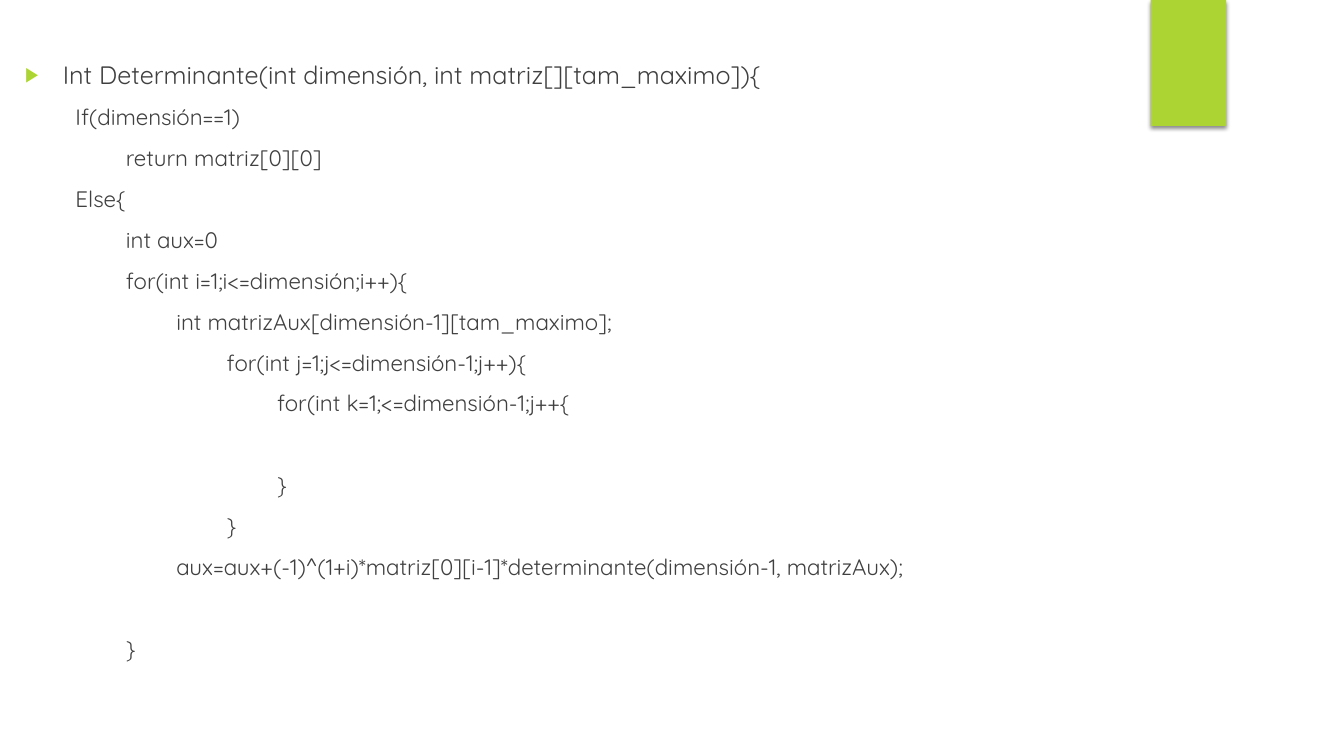
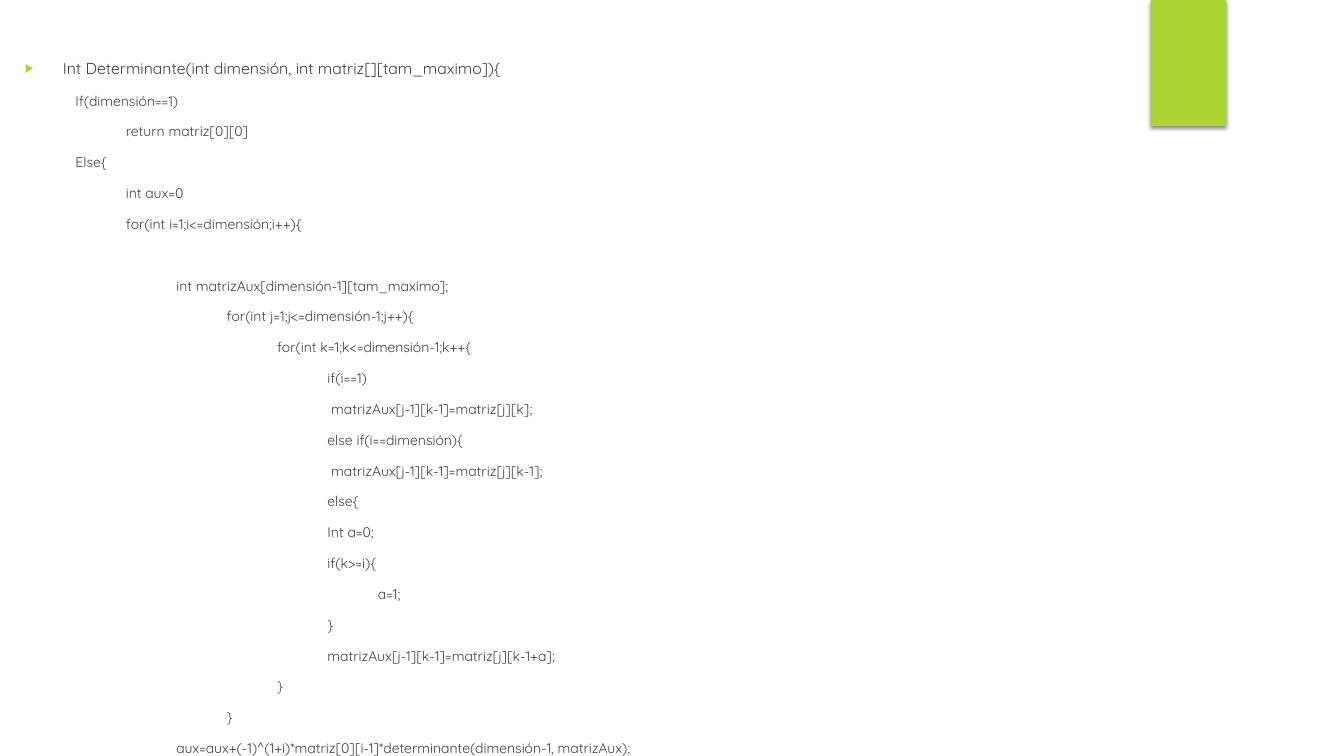
Before and after one commit to lujeolhe/Clases_De_C, a slide deck: slide 5 of Presentaciones/Matrices Bidimencionales.pptx. Drawn at 1344x756 pixels with LibreOffice and Linux fonts; fonts in the diff are those of the drawing. Boxes give left, top, right and bottom in pixels: in the first picture for what was removed or moved away, otherwise in the second. Text is boxed around its words. In the diff, an @@ line names an element or a change of style, - is before the commit and + after.

```diff
--- a/Presentaciones/Matrices Bidimencionales.pptx
+++ b/Presentaciones/Matrices Bidimencionales.pptx
@@ text at (63, 62, 630, 756): size 18 to 11.2 pt in "Int Determinante(int dimensión, int matriz[][tam_maximo]){"; size 16 to 10 pt in "If(dimensión==1)", "return matriz[0][0]", "Else{", "int aux=0" and 7 more places @@
@@ text at (277, 341, 554, 664): text changed; size 16 to 10 pt @@
-  for(int k=1;<=dimensión-1;j++{
+  for(int k=1;k<=dimensión-1;k++{
+  if(i==1)
+  matrizAux[j-1][k-1]=matriz[j][k];
+  else if(i==dimensión){
+  matrizAux[j-1][k-1]=matriz[j][k-1];
+  else{
+  Int a=0;
+  if(k>=i){
+  a=1;
+  }
+  matrizAux[j-1][k-1]=matriz[j][k-1+a];
```
Also in this commit, not shown: 1 other slide changed, 3 other files.
